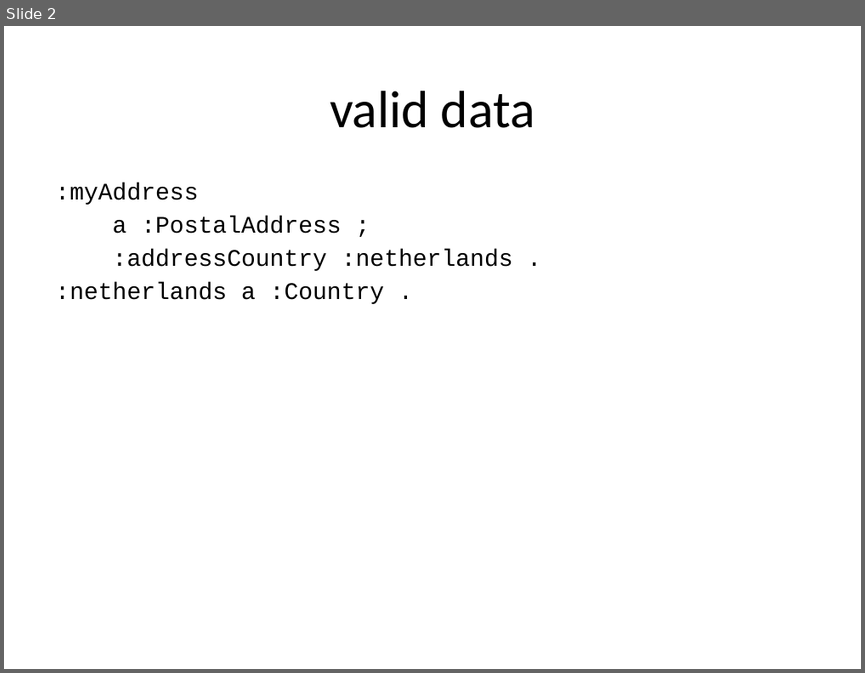
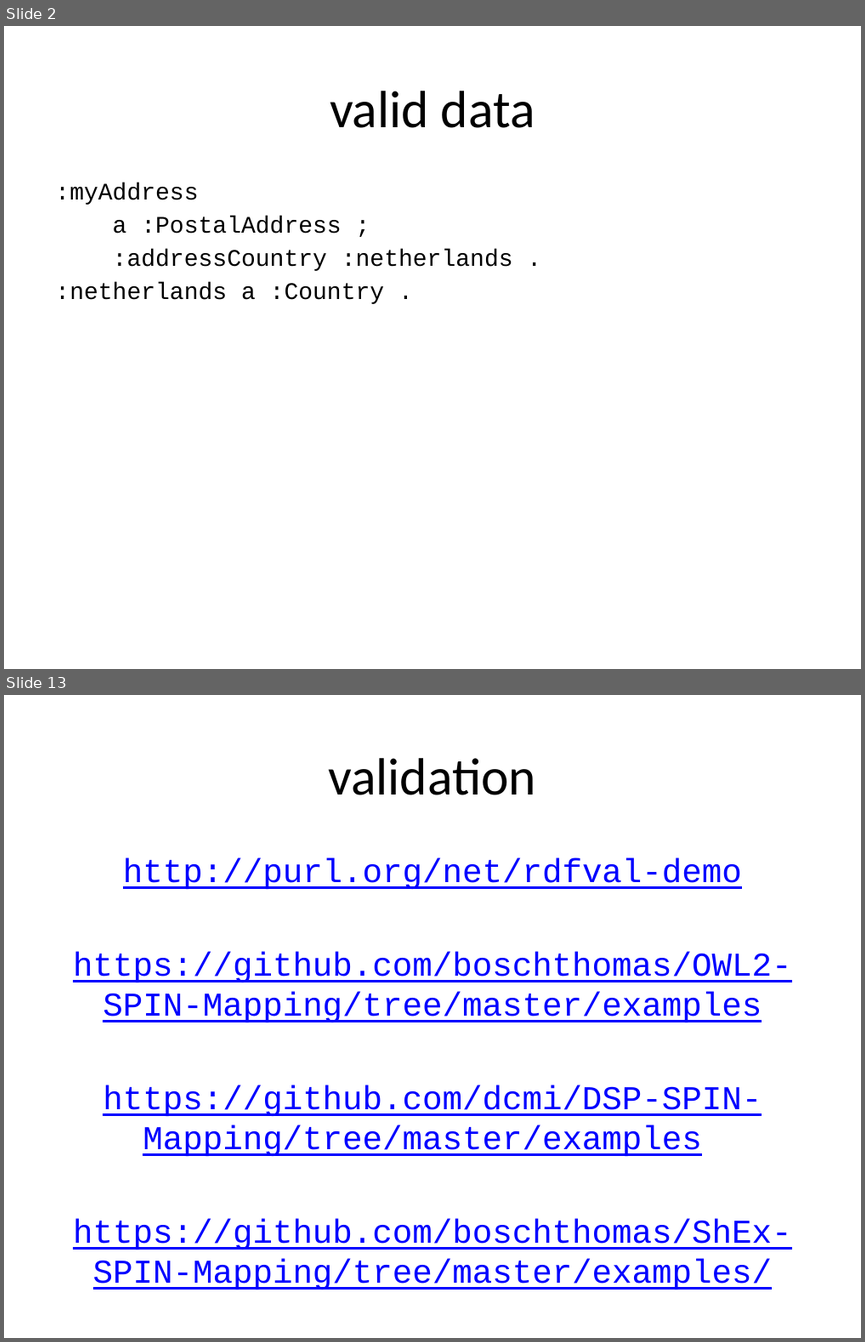
Before and after one commit to boschthomas/rdf-validation-research, a slide deck: presentations/Tutorial Thomas Bosch (DC 2014).pptx. Shown one above the other, each under a label of ours: slide 2 before the commit, slides 2 and 13 after it; the slides between them are not shown. The pictures are 865x673 and 865x1342 pixels, drawn with LibreOffice and Linux fonts; fonts in the diff are those of the drawing. Boxes give left, top, right and bottom in pixels: in the first picture for what was removed or moved away, otherwise in the second. Text is boxed around its words. In the diff, an @@ line names an element or a change of style, - is before the commit and + after.

Commit message:
requirements examples

```diff
--- a/presentations/Tutorial Thomas Bosch (DC 2014).pptx
+++ b/presentations/Tutorial Thomas Bosch (DC 2014).pptx
@@ slide 13 added at [4,695,861,1338], background #FFFFFF @@
@@ title added at [328,758,536,795], 44 pt, text #000000 @@
+validation
@@ text added at [73,858,791,1289], 28 pt, text #0000FF, underline @@
+http://purl.org/net/rdfval-demo
+https://github.com/boschthomas/OWL2-SPIN-Mapping/tree/master/examples
+https://github.com/dcmi/DSP-SPIN-Mapping/tree/master/examples
+https://github.com/boschthomas/ShEx-SPIN-Mapping/tree/master/examples/
```
Also in this commit, not shown: 4 slides changed, 14 other slides added, 1 other file.
